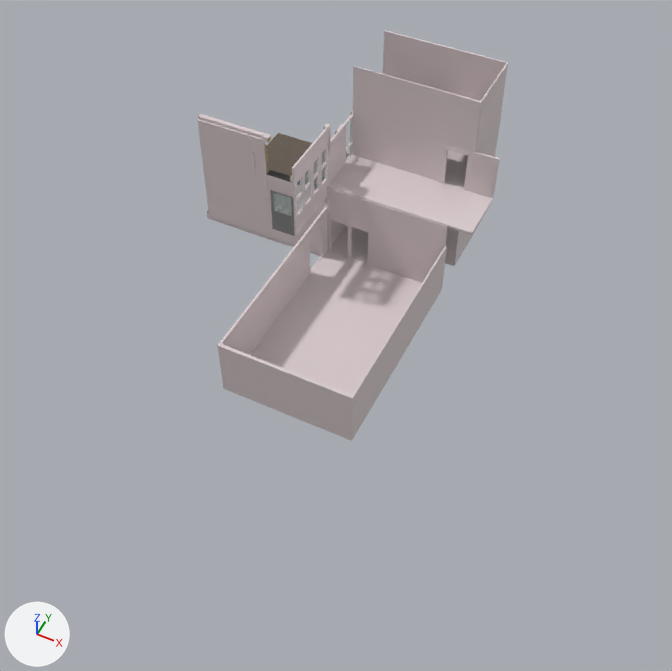
The glTF model models/schoolCHC.glb as it was, and as the next commit left it.
One viewpoint serves both versions: a camera (50 mm lens) standing at (58.1, -148.2, 143.3) and looking at (7.3, -46.6, 16.3). The axes (+X, +Y, +Z) are drawn at lower left. The lights are the same throughout. Where no turn or scale is listed for an object, it has been applied to the vertices. Vertices at the same position are counted once.

The scene before the commit, as lines of its bpy script (objects in view):
```python
me_cube = bpy.data.meshes.new('Cube')
me_cube.from_pydata(...)  # 2143 vertices, 4316 faces; spans x -43.0..20.6, y -57.0..21.0, z -1.1..41.4
me_cube.materials.append(mat_material)  # light grey #ddd0d2
me_cube.materials.append(mat_material_001)  # white #cfe7e6
me_cube.materials.append(mat_material_002)  # dark blue #1e2057
me_cube.materials.append(mat_material_003)  # blue #616e7d
me_cube.materials.append(mat_material_004)  # picture img_redbrickbake2
me_cube.materials.append(mat_material_008)  # picture img_redbrick3wallbake
me_cube.materials.append(mat_material_009)  # picture img_brickbake
me_cube.materials.append(mat_material_010)  # black #303030
me_cube.materials.append(mat_material_011)  # picture img_floorbrickbakegrey
me_cube.materials.append(mat_material_012)  # brown #625551
me_cube.materials.append(mat_material_005)  # grey #7f7f7f
me_cube.materials.append(mat_material_006)  # picture img_greywallbrickbake
me_cube.materials.append(mat_material_007)  # grey #858585
ob_cube = bpy.data.objects.new('Cube', me_cube)
ob_cube.location = (0.0, 0.0, 0.0)
```
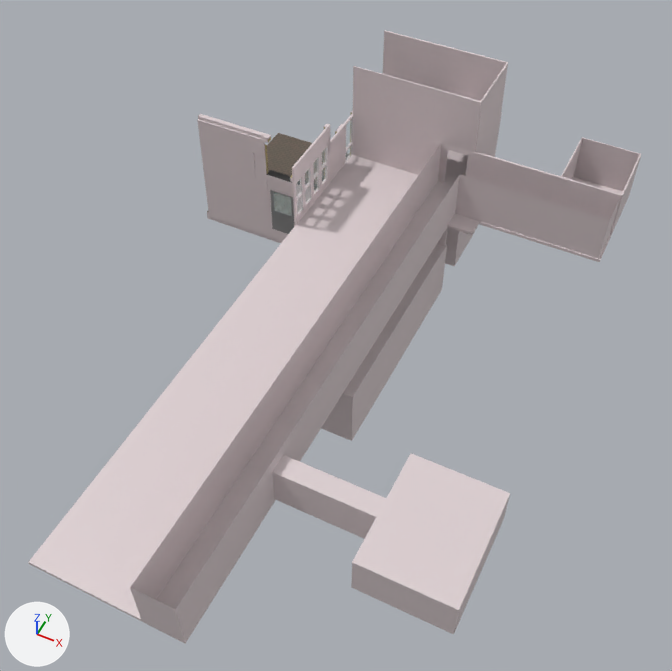
Boxes [x1, y1, x2, y2] around the edits, measured in the pictures (672 x 671 px):
```json
{"object": "Cube", "change": "reshaped", "before": [197, 30, 508, 441], "after": [28, 30, 641, 643], "on screen": "97% wider, 49% taller"}
{"part": 1, "of": "me_cube", "change": "built on", "before": [218, 152, 500, 398], "after": [28, 137, 641, 643]}
```

Scene script edits in JSON lines:
```json
{"block": "me_cube", "where": "# used by ob_cube; location = (0.0, 0.0, 0.0)"}
{"op": "remove", "block": "me_cube", "code": "me_cube.from_pydata(...)  # 2143 vertices, 4316 faces; spans x -43.0..20.6, y -57.0..21.0, z -1.1..41.4"}
{"op": "add", "block": "me_cube", "code": "me_cube.from_pydata(...)  # 2386 vertices, 4741 faces; spans x -43.0..48.0, y -109.3..21.0, z -1.1..41.4"}
{"block": "me_cube", "change": "me_cube part 1"}
{"block": "me_cube", "change": "6 vertices are removed from x 4.7..20.6, y -56.4..-1.7, z 14.3..19.9"}
{"block": "me_cube", "change": "56 faces are deleted"}
{"block": "me_cube", "change": "6 vertices move from x -11.5..20.6, y -56.4..-1.4, z 14.3..19.9 to x -11.6..20.6, y -56.4..-1.4, z 14.3..19.9"}
{"block": "me_cube", "change": "156 vertices are added at x -11.6..48.0, y -109.3..12.8, z 14.3..29.8"}
{"block": "me_cube", "change": "16 new vertices lie (0.0, 0.0, 0.4) away from vertices in x -11.9..15.7, y -57.0..-13.5, z 14.3..14.4"}
{"block": "me_cube", "change": "49 new vertices lie (0.0, 0.0, 9.9) away from vertices in x 8.4..45.2, y -109.3..12.7, z 19.9"}
{"block": "me_cube", "change": "10 new vertices lie (0.0, 0.0, 7.4) away from vertices in x 15.4..48.0, y -91.8..-71.6, z 20.0"}
{"block": "me_cube", "change": "5 new vertices lie (12.3, 0.0, 0.0) away from vertices in x 20.6..32.9, y -1.5..12.8, z 19.3..19.9"}
{"block": "me_cube", "change": "7 new vertices lie (0.0, 0.0, 6.9) away from vertices in x 8.4..44.9, y -39.3..-8.9, z 20.0"}
{"block": "me_cube", "change": "6 new vertices lie (0.0, 0.0, 6.6) away from vertices in x 8.4, y -94.5..-69.7, z 20.0"}
{"block": "me_cube", "change": "481 new faces join them, mat_material (light grey #ddd0d2)"}
```
